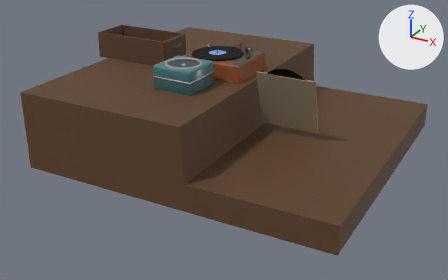
The Blender file Development/3D-Modelle/musikplayer.blend, before and after one commit.
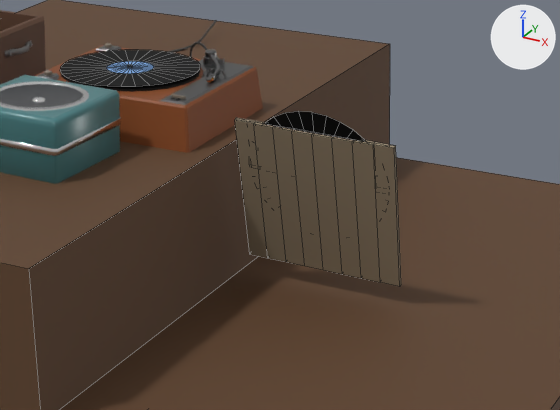
Each version appears first whole from a camera (50 mm lens) standing at (11.39, -20.18, 6.49) and looking at (0.81, -0.94, -3.12), and next in a close-up on the part from 38% to 84% of the width and 10% to 64% of the height. Arrows for +X, +Y and +Z are at upper right; the lights stay in place. The close-ups show mesh edges as thin lines.

Objects in the first close-up: 'Drawer', 'PlayerBody', 'Record', 'RecordOnPlayer', 'RecordPackage', 'Speaker', 'Table'.
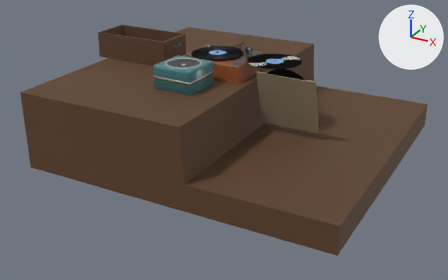
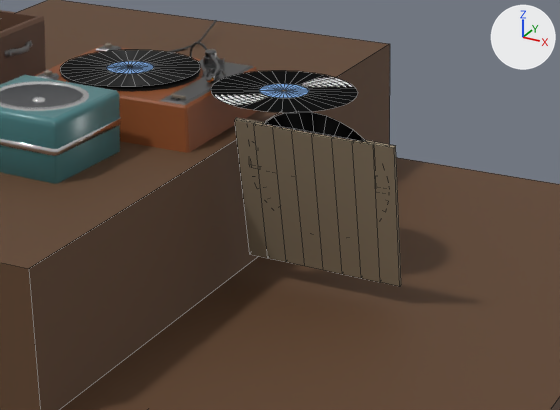
Diff of the bpy script that builds the scene:
```diff
--- a/Development/3D-Modelle/musikplayer.blend.py
+++ b/Development/3D-Modelle/musikplayer.blend.py
@@ mat_vinyl_001 @@
+mat_vinyl_001 = bpy.data.materials.new('Vinyl.001')
+# nodes: Math, NewGeometry, OutputMaterial, TexCoord, ValToRGB, Value, VectorMath, VectorRotate
+# colours: black #131313, light grey #d9d9d9
@@ me_recordonplayer_001 @@
+me_recordonplayer_001.from_pydata(...)  # 96 vertices, 64 faces; spans x -1.0..1.0, y -1.0..1.0, z 0.0
+# faces by material slot: [32, 32]
+me_recordonplayer_001.materials.append(mat_recordlabel)  # blue #7cace7
+me_recordonplayer_001.materials.append(mat_vinyl_001)
@@ ob_recordonplayer_001 @@
+ob_recordonplayer_001 = bpy.data.objects.new('RecordOnPlayer.001', me_recordonplayer_001)
+ob_recordonplayer_001.location = (2.4, 0.0, 0.0)
+ob_recordonplayer_001.rotation_euler = (0.0, 0.0, 0.209)  # degrees (0, 0, 12)
```

Boxes (x1, y1, x2, y2) around the edits, measured in the close-ups (560 x 410 px):
'RecordOnPlayer.001', added
    after: (211, 71, 358, 113)
    faces in mat_vinyl_001: (211, 71, 358, 113)
    faces in mat_recordlabel (blue #7cace7): (259, 84, 309, 98)
